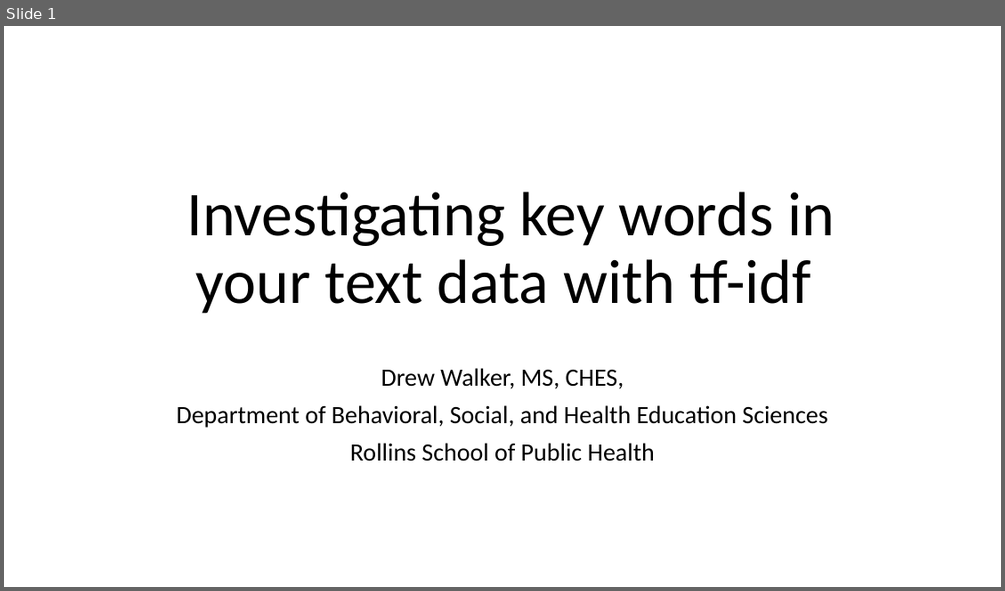
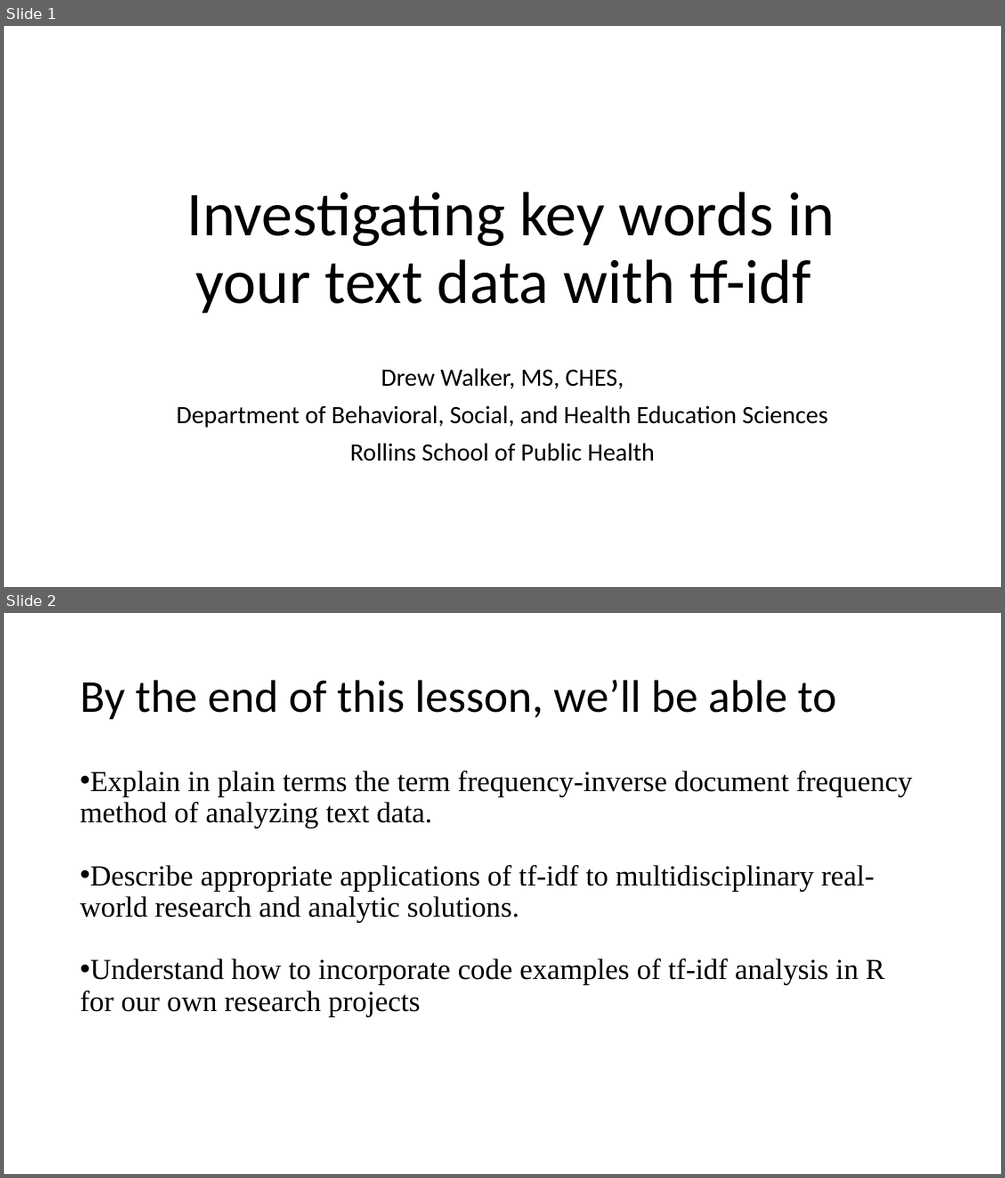
Before and after one commit to drew-walkerr/tf_idf_lesson, a slide deck: tf_idf teaching_in_pub_health.pptx. Shown one above the other, each under a label of ours: slide 1 before the commit, slides 1 and 2 after it. The pictures are 1005x591 and 1005x1178 pixels, drawn with LibreOffice and Linux fonts; fonts in the diff are those of the drawing. Boxes give left, top, right and bottom in pixels: in the first picture for what was removed or moved away, otherwise in the second. Text is boxed around its words. In the diff, an @@ line names an element or a change of style, - is before the commit and + after.

Commit message:
added new powerpoint and lesson plan

```diff
--- a/tf_idf teaching_in_pub_health.pptx
+++ b/tf_idf teaching_in_pub_health.pptx
@@ slide 2 added at bbox=[4, 613, 1001, 1174], background #FFFFFF @@
@@ title added at bbox=[80, 680, 837, 720], 44 pt, text #000000 @@
+By the end of this lesson, we’ll be able to
@@ text added at bbox=[80, 771, 912, 1016], 28 pt, text #000000 @@
+• Explain in plain terms the term frequency-inverse document frequency method of analyzing text data.
+• Describe appropriate applications of tf-idf to multidisciplinary real-world research and analytic solutions.
+• Understand how to incorporate code examples of tf-idf analysis in R for our own research projects
```
Also in this commit, not shown: 2 slides changed, 3 other slides added, 1 other file.
